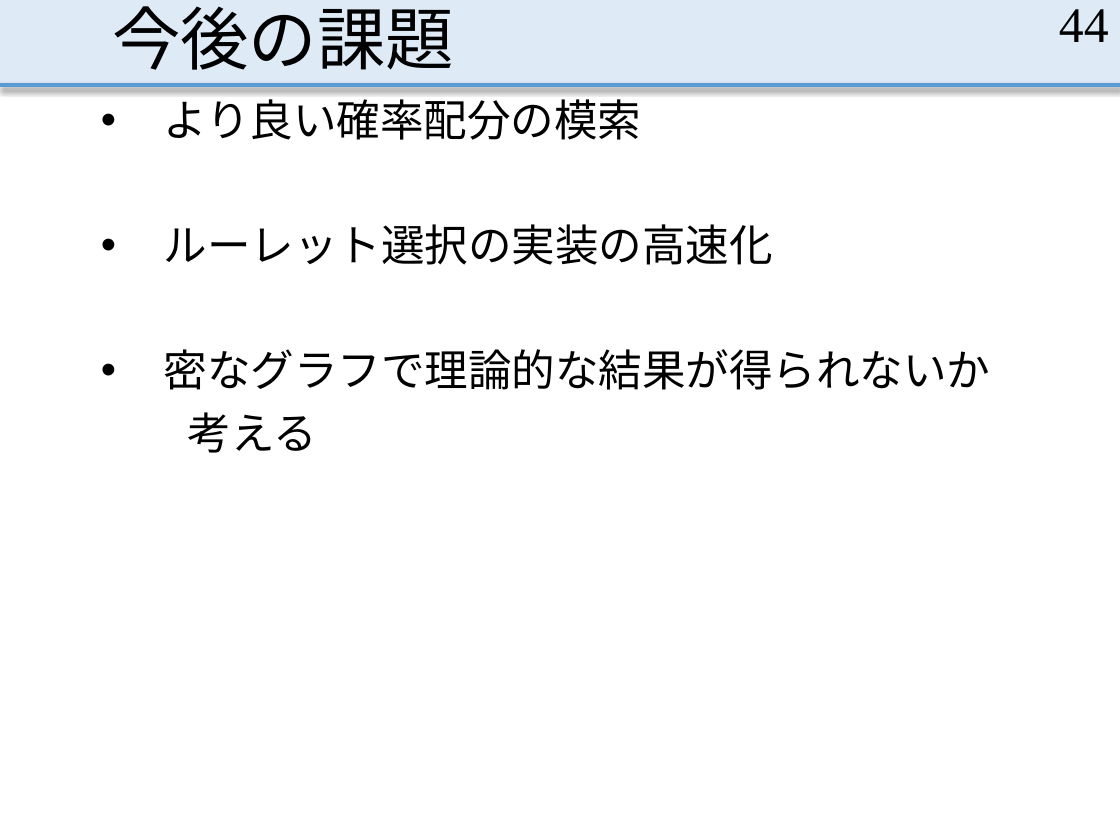
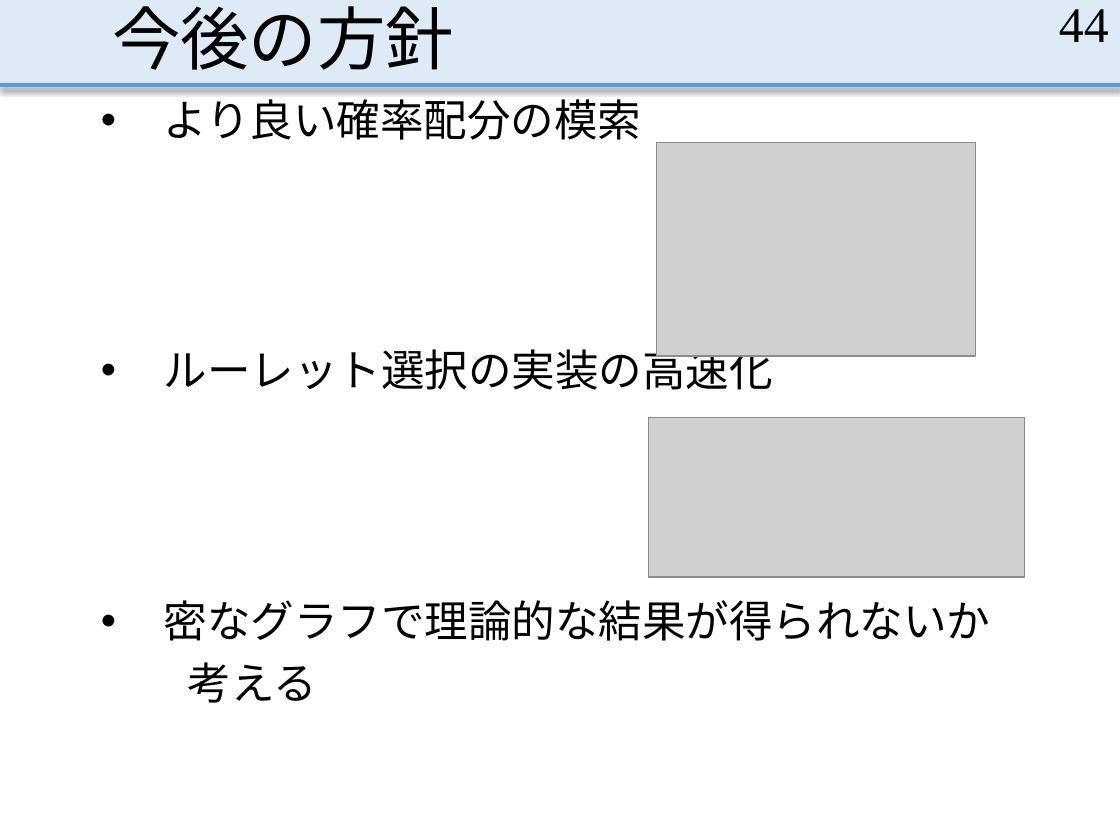
Before and after one commit to MasayaOda/SR, a slide deck: slide 44 of 190702oda.pptx. Drawn at 1120x840 pixels with LibreOffice and Linux fonts; fonts in the diff are those of the drawing; grey boxes stand for pictures. Boxes give left, top, right and bottom in pixels: in the first picture for what was removed or moved away, otherwise in the second. Text is boxed around its words. In the diff, an @@ line names an element or a change of style, - is before the commit and + after.

Commit message:
とりあえずいいかな

```diff
--- a/190702oda.pptx
+++ b/190702oda.pptx
@@ title at (112, 6, 454, 70): text changed @@
-今後の課題
+今後の方針
@@ text "より良い確率配分の模索" rewrapped from (164, 92, 990, 453) to (164, 92, 990, 703) @@
@@ picture added at (656, 143, 976, 356) @@
@@ picture added at (648, 418, 1025, 578) @@
```
Also in this commit, not shown: 13 other slides changed, 6 slides added.
